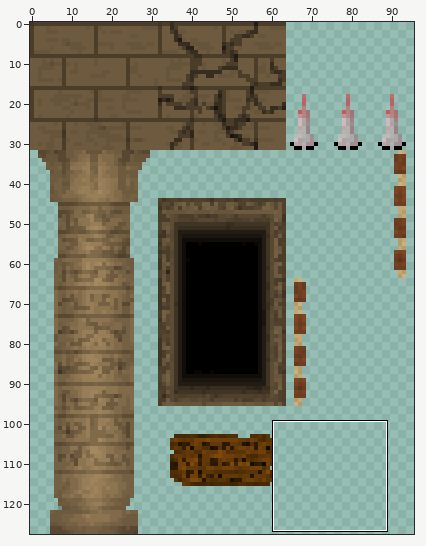
One commit to this sprite sheet: rsc/images/tiles.png. Above, an overview of the earlier version with the close-up marked.
Close-up. Before the edit:
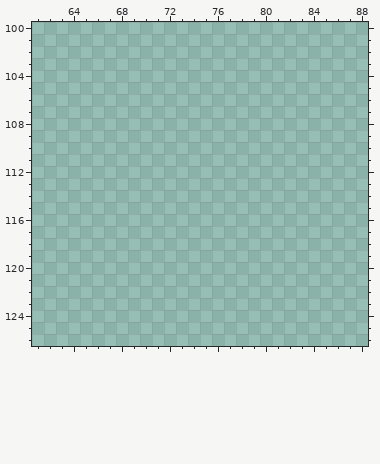
The file is 96x128 pixels. Pixels under 10% opacity are left out. Colours within 5 levels of each other are drawn and written as one. Shown: x 61..88, y 100..126.
After:
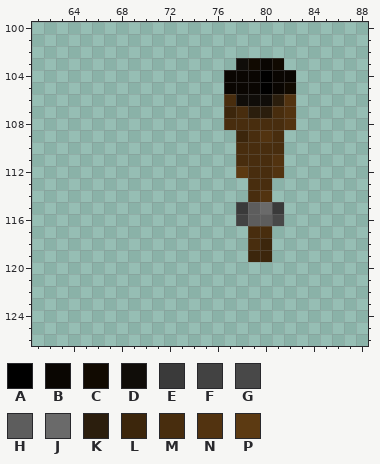
Palette (. is transparent): A #000000  B #0a0602  C #110a01  D #100d09  E #3a3a3a  F #424242  G #484848  H #5d5d5d  J #6a6a6a  K #2b1e0d  L #3c260c  M #482d0e  N #523310  P #5c3a12
Change:
y 103: x 78..81 .... -> DCBC
y 104: x 77..82 ...... -> BBBABB
y 105: x 77..82 ...... -> BBBABC
y 106: x 77..82 ...... -> MDDDKN
y 107: x 77..82 ...... -> LMKKMN
y 108: x 77..82 ...... -> MMMMMN
y 109: x 78..81 .... -> LMNM
y 110: x 78..81 .... -> MMMM
y 111: x 78..81 .... -> MMMN
y 112: x 78..81 .... -> PMMN
y 113: x 79..80 .. -> MM
y 114: x 79..80 .. -> MN
y 115: x 78..81 .... -> EHJE
y 116: x 78..81 .... -> FHHG
y 117: x 79..80 .. -> MM
y 118: x 79..80 .. -> ML
y 119: x 79..80 .. -> LL
Changed places in both close-ups, as pixel boxes (x1, y1, x2, y2):
added: (224, 58, 296, 262)
